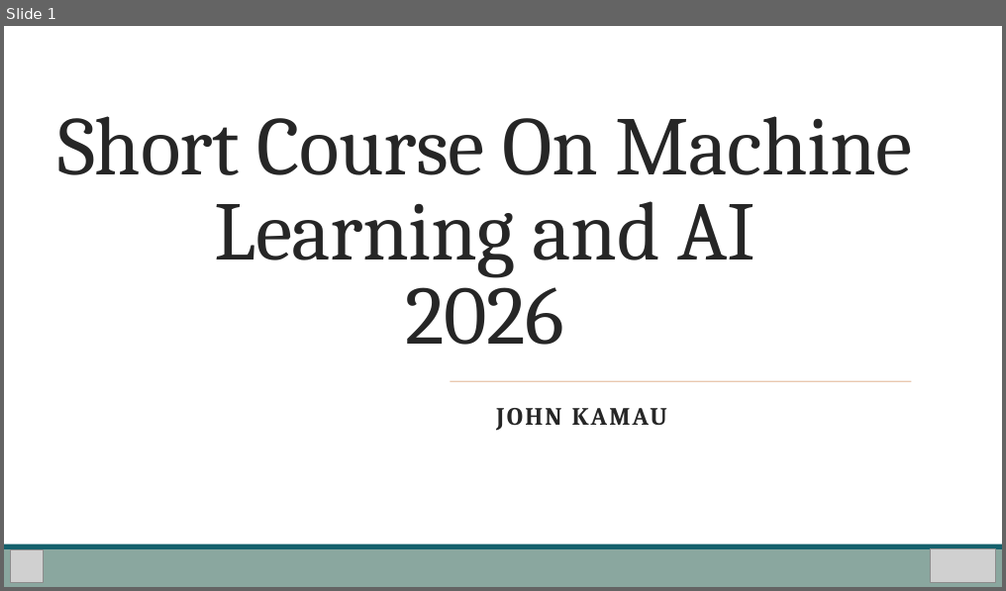
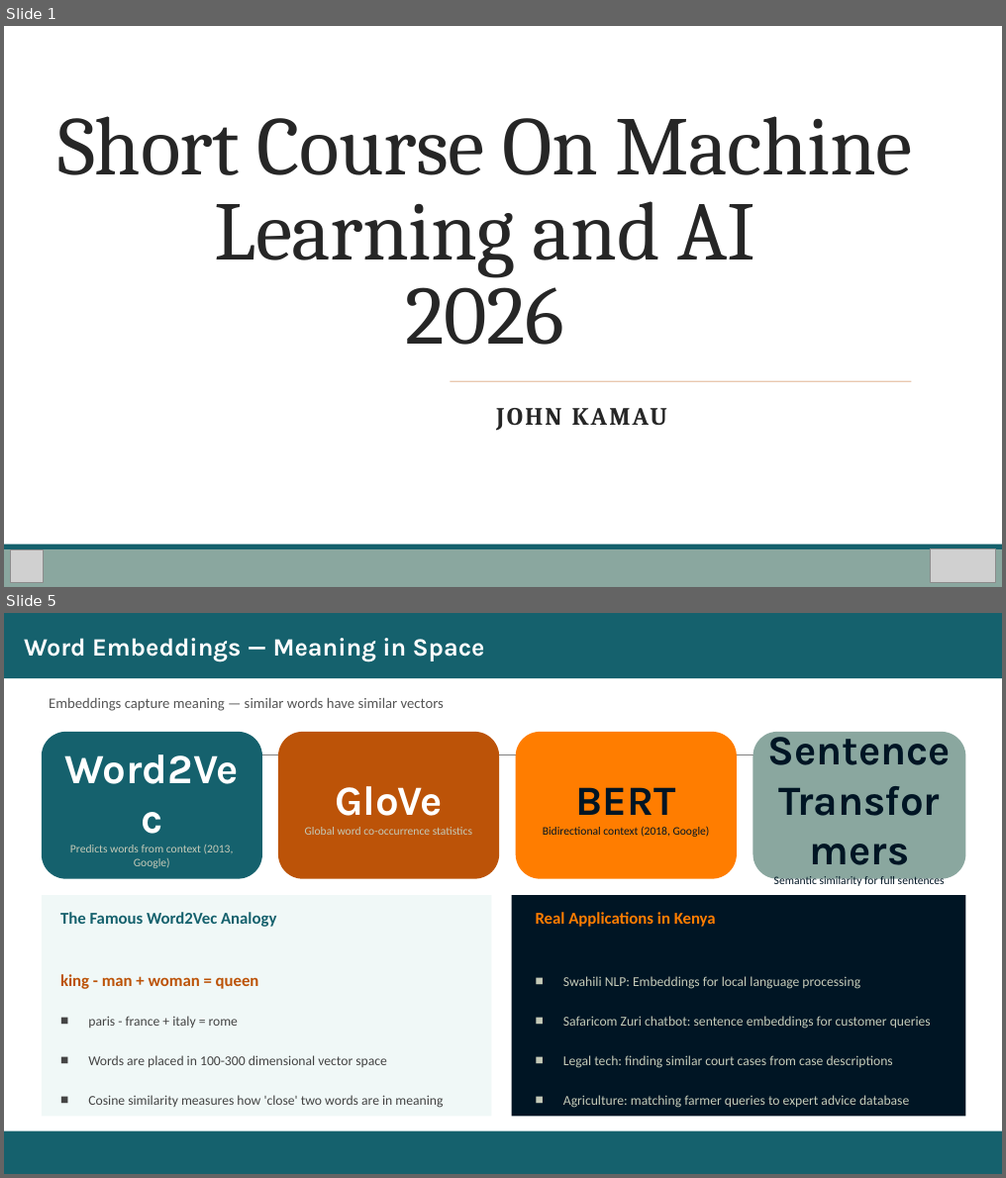
Before and after one commit to Stemical/AI-ML-Workshop-2026, a slide deck: AI Workshop Day2.pptx. Shown one above the other, each under a label of ours: slide 1 before the commit, slides 1 and 5 after it; the slides between them are not shown. The pictures are 1006x591 and 1006x1178 pixels, drawn with LibreOffice and Linux fonts; fonts in the diff are those of the drawing; grey boxes stand for pictures. Boxes give left, top, right and bottom in pixels: in the first picture for what was removed or moved away, otherwise in the second. Text is boxed around its words. In the diff, an @@ line names an element or a change of style, - is before the commit and + after.

```diff
--- a/AI Workshop Day2.pptx
+++ b/AI Workshop Day2.pptx
@@ slide 5 added at (4, 613, 1002, 1174), background #FFFFFF @@
@@ rectangle added at (4, 613, 1002, 678), fill #15616D, 24 pt, text #FFFFFF, bold @@
+Word Embeddings — Meaning in Space
@@ text added at (49, 698, 444, 711), 14 pt, text #555555 @@
+Embeddings capture meaning — similar words have similar vectors
@@ rounded rectangle added at (42, 732, 262, 879), fill #15616D, 11 pt, text #C5CAB8 @@
+Word2Vec
+Predicts words from context (2013, Google)
@@ line added from (102, 756) to (918, 756), #808080 0.5 pt @@
@@ rounded rectangle added at (278, 732, 499, 879), fill #BC5308, 11 pt, text #C5CAB8 @@
+GloVe
+Global word co-occurrence statistics
@@ rounded rectangle added at (516, 732, 737, 879), fill #FF7D00, 11 pt, text #001524 @@
+BERT
+Bidirectional context (2018, Google)
@@ rounded rectangle added at (753, 732, 966, 879), fill #8AA79F, 11 pt, text #001524 @@
+Sentence Transformers
+Semantic similarity for full sentences
@@ rectangle added at (42, 895, 491, 1116), fill #F0F8F7 @@
@@ rectangle added at (512, 895, 966, 1116), fill #001524 @@
@@ text added at (60, 912, 276, 927), 16 pt, text #15616D, bold @@
+The Famous Word2Vec Analogy
@@ text added at (536, 912, 716, 927), 16 pt, text #FF7D00, bold @@
+Real Applications in Kenya
@@ text added at (60, 974, 443, 1108), 13 pt, text #444444 @@
+king - man + woman = queen
+■ paris - france + italy = rome
+■ Words are placed in 100-300 dimensional vector space
+■ Cosine similarity measures how 'close' two words are in meaning
@@ text added at (563, 976, 931, 1108), 13 pt, text #C5CAB8 @@
+■ Swahili NLP: Embeddings for local language processing
+■ Safaricom Zuri chatbot: sentence embeddings for customer queries
+■ Legal tech: finding similar court cases from case descriptions
+■ Agriculture: matching farmer queries to expert advice database
@@ rectangle added at (4, 1132, 1002, 1137), fill #15616D @@
@@ rectangle added at (4, 1137, 1002, 1174), fill #15616D @@
```
Also in this commit, not shown: 1 slide changed, 7 other slides added, 8 slides removed, 8 other files.
